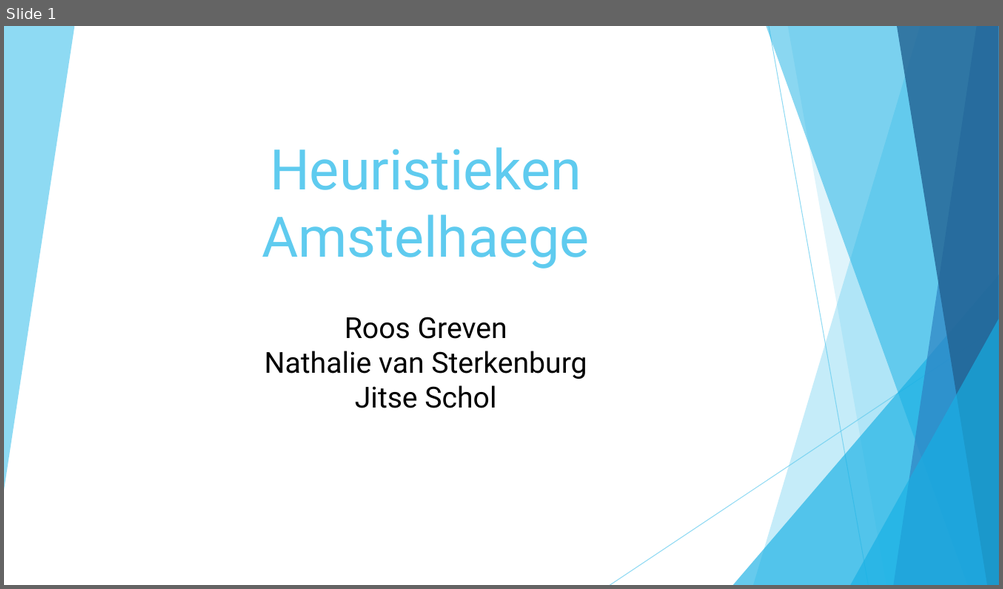
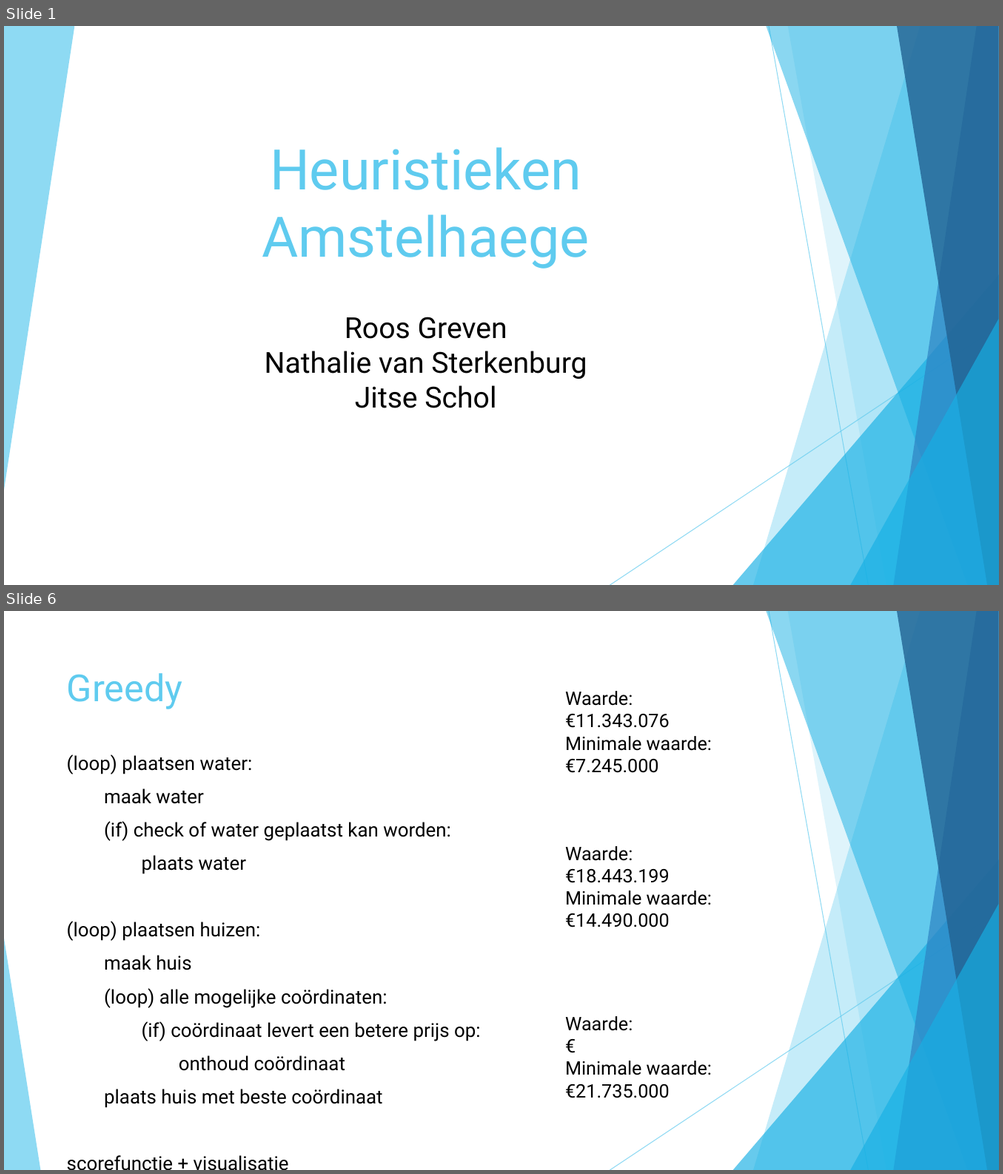
Before and after one commit to roosgreven/Heuristieken, a slide deck: files/presentatie heuristieken.pptx. Shown one above the other, each under a label of ours: slide 1 before the commit, slides 1 and 6 after it; the slides between them are not shown. The pictures are 1003x589 and 1003x1174 pixels, drawn with LibreOffice and Linux fonts; fonts in the diff are those of the drawing. Boxes give left, top, right and bottom in pixels: in the first picture for what was removed or moved away, otherwise in the second. Text is boxed around its words. In the diff, an @@ line names an element or a change of style, - is before the commit and + after.

Commit message:
water in greedy, it works, and almost finished ppt

```diff
--- a/files/presentatie heuristieken.pptx
+++ b/files/presentatie heuristieken.pptx
@@ slide 6 added at (4, 611, 999, 1170), background #FFFFFF; not listed: 9 template elements that a slide beside it also shows @@
@@ title added at (67, 673, 183, 709), 36 pt, text #5FCBEF @@
+Greedy
@@ text added at (565, 691, 711, 773), 18 pt, text #000000 @@
+Waarde:
+€11.343.076
+Minimale waarde:
+€7.245.000
@@ text added at (67, 755, 481, 1108), 18.5 pt, text #000000 @@
+(loop) plaatsen water:
+maak water
+(if) check of water geplaatst kan worden:
+plaats water
+(loop) plaatsen huizen:
+maak huis
+(loop) alle mogelijke coördinaten:
+(if) coördinaat levert een betere prijs op:
+onthoud coördinaat
+plaats huis met beste coördinaat
+scorefunctie + visualisatie
@@ text added at (565, 846, 711, 928), 18 pt, text #000000 @@
+Waarde:
+€18.443.199
+Minimale waarde:
+€14.490.000
@@ triangle added at (4, 939, 40, 1170), fill #5FCBEF at 70% opacity @@
@@ text added at (565, 1017, 711, 1099), 18 pt, text #000000 @@
+Waarde:
+€
+Minimale waarde:
+€21.735.000
```
Also in this commit, not shown: 2 slides changed, 3 other slides added, 8 slides removed, 8 other files.
